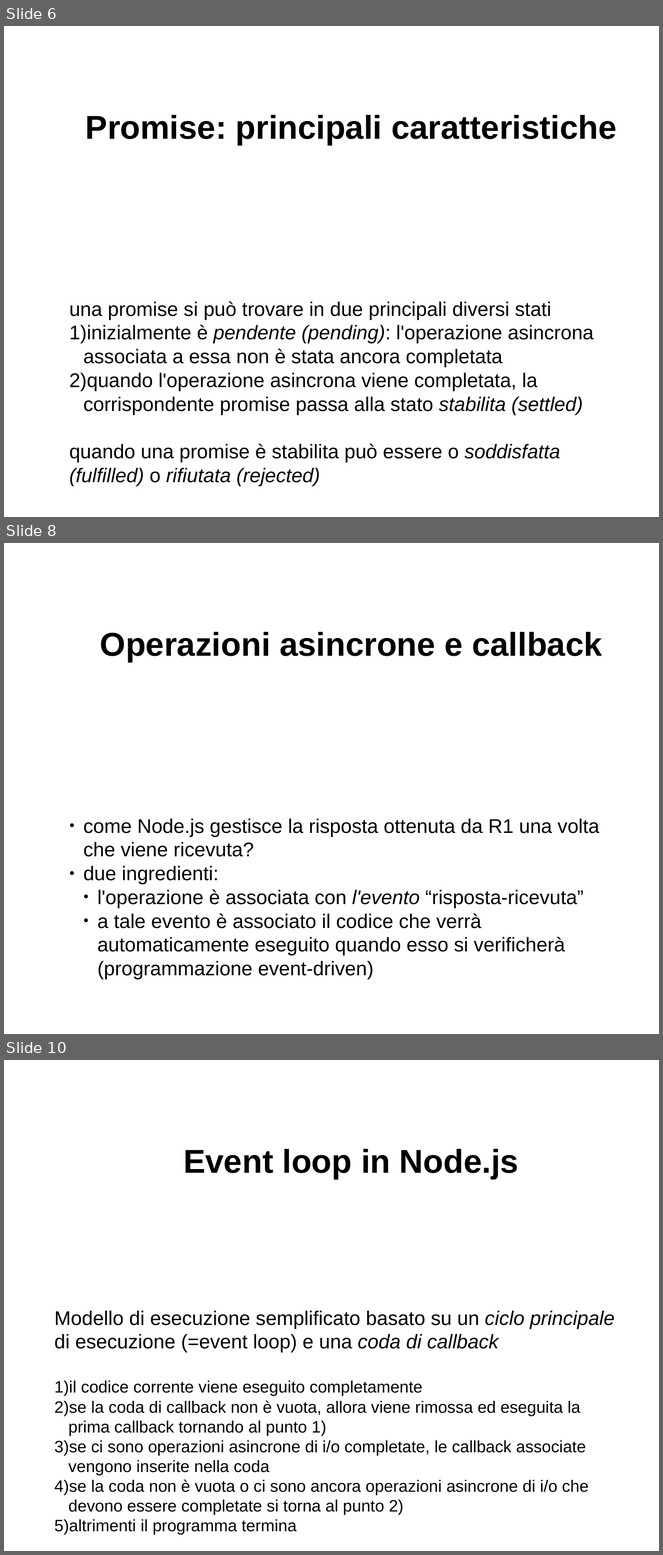
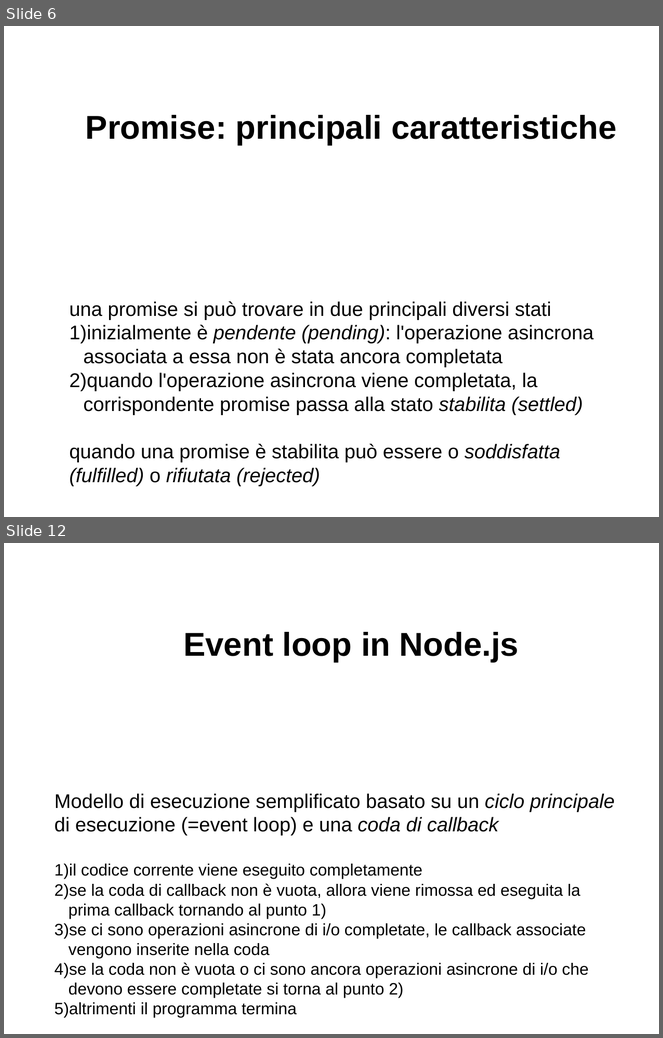
Before and after one commit to davideancona/minicorsiRAISE, a slide deck: iot/NodeJs2.odp. Shown one above the other, each under a label of ours: slides 6, 8 and 10 before the commit, slides 6 and 12 after it; the slides between them are not shown. The pictures are 663x1555 and 663x1038 pixels, drawn with LibreOffice and Linux fonts; fonts in the diff are those of the drawing. Boxes give left, top, right and bottom in pixels: in the first picture for what was removed or moved away, otherwise in the second. Text is boxed around its words. In the diff, an @@ line names an element or a change of style, - is before the commit and + after.

```diff
--- a/iot/NodeJs2.odp
+++ b/iot/NodeJs2.odp
@@ slide 8 removed at <box>4,543,659,1034</box>, background #FFFFFF @@
@@ text removed at <box>100,632,602,662</box> @@
-Operazioni asincrone e callback
@@ text removed at <box>84,819,599,980</box> @@
-● come Node.js gestisce la risposta ottenuta da R1 una volta che viene ricevuta?
-● due ingredienti:
-  ● l'operazione è associata con l'evento “risposta-ricevuta”
-  ● a tale evento è associato il codice che verrà automaticamente eseguito quando esso si verificherà (programmazione event-driven)
@@ what was slide 10 is now slide 12 @@
```
Also in this commit, not shown: 2 slides changed, 4 slides added, 1 other slide removed, 2 other files.
